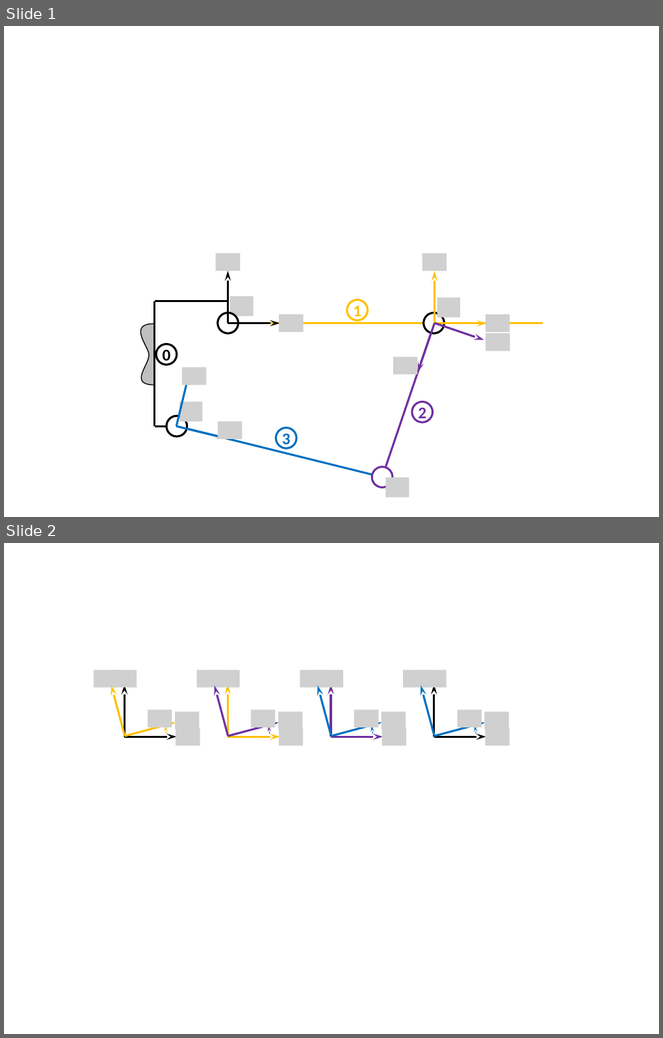
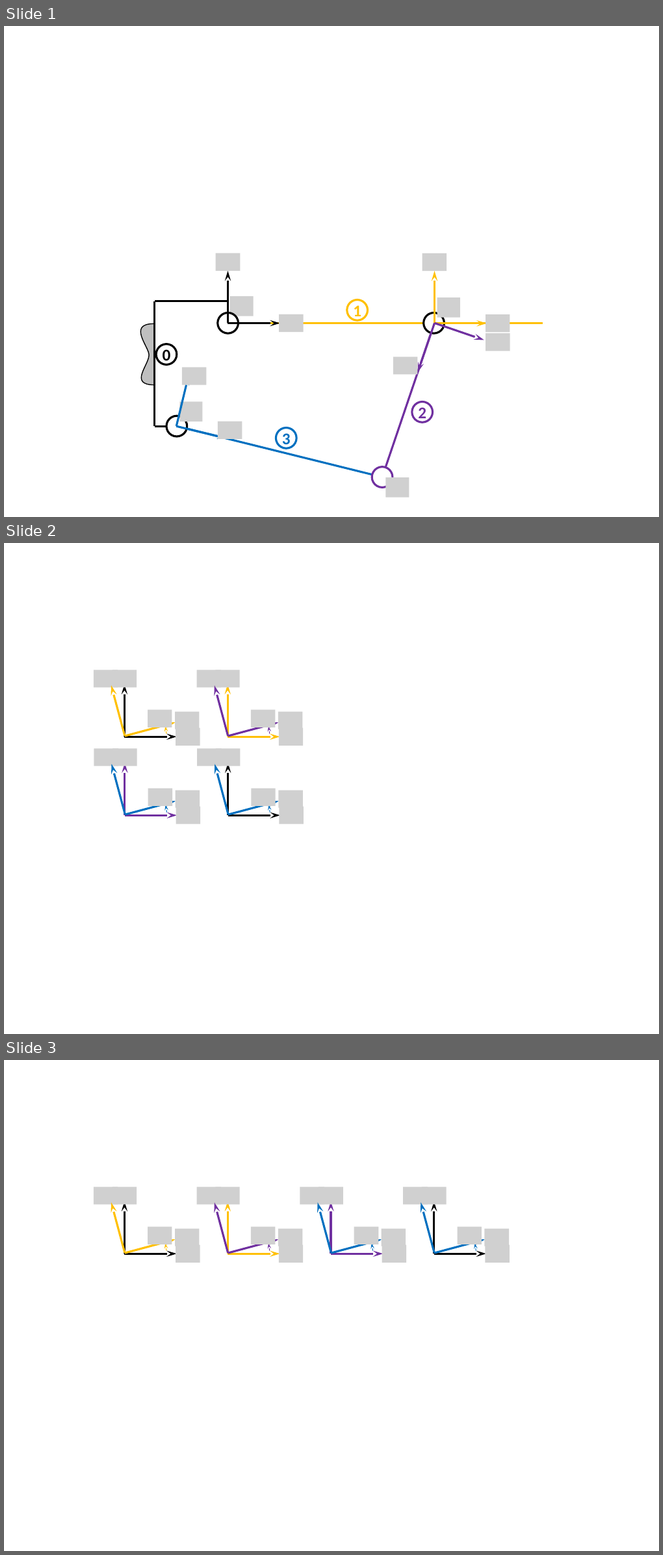
Before and after one commit to xpessoles/TP_Documents, a slide deck: Portail_ABB/EtudeTheorique/images/Figures.pptx. Shown one above the other, each under a label of ours: slides 1 and 2 before the commit, slides 1, 2 and 3 after it. The pictures are 663x1038 and 663x1555 pixels, drawn with LibreOffice and Linux fonts; fonts in the diff are those of the drawing; grey boxes stand for pictures. Boxes give left, top, right and bottom in pixels: in the first picture for what was removed or moved away, otherwise in the second. Text is boxed around its words. In the diff, an @@ line names an element or a change of style, - is before the commit and + after.

```diff
--- a/Portail_ABB/EtudeTheorique/images/Figures.pptx
+++ b/Portail_ABB/EtudeTheorique/images/Figures.pptx
@@ slide 2 added at (4, 543, 659, 1034), background #FFFFFF @@
@@ group added at (84, 670, 200, 778): 5 pictures, 4 arrows, 1 arc (boxed as its full ellipse) @@
@@ group added at (187, 670, 303, 778): 5 pictures, 4 arrows, 1 arc (boxed as its full ellipse) @@
@@ group added at (84, 749, 200, 856): 5 pictures, 4 arrows, 1 arc (boxed as its full ellipse) @@
@@ group added at (187, 749, 304, 856): 5 pictures, 4 arrows, 1 arc (boxed as its full ellipse) @@
@@ what was slide 2 is now slide 3 @@
```
Also in this commit, not shown: 12 other files.
